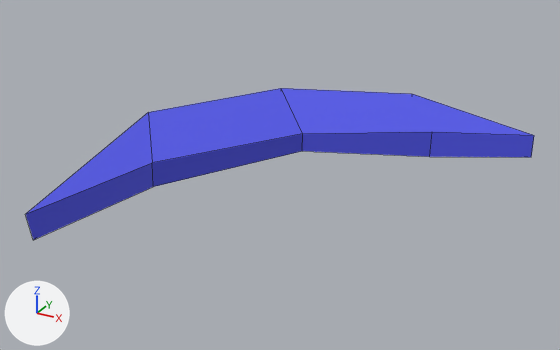
The OBJ model assets/heals.obj as it was, and as the next commit left it.
The view is the same before and after, from a camera (50 mm lens) standing at (81.3, 53.9, 48.3) and looking at (20.2, 165.1, -7.3). Lighting does not change. The marker at lower left points along +X, +Y and +Z. The older version comes first. Mesh edges are drawn as thin lines. Where no turn or scale is listed for an object, it has been applied to the vertices.

In view in the first picture: 'heal2'.
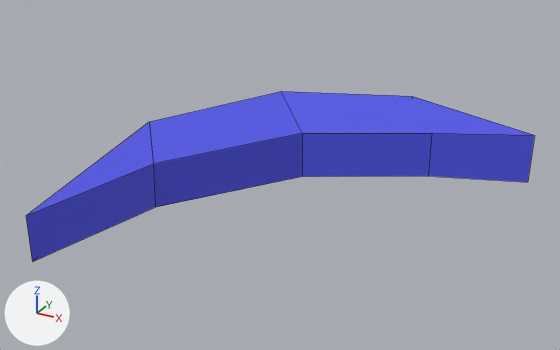
Location of each change, (x1, y1, x2, y2) in pixels of the pictures (560 x 350 px):
'heal2', reshaped (12% taller)
    before: (26, 88, 534, 240)
    after: (26, 91, 534, 262)

The edits, one by one:
me_heal2 is used by ob_heal2; location (0.0, 0.0, 0.0).
Before the commit, vertices of me_heal2: 8 (-11.5, 168.8, -1.9) at pixel (148, 112), 9 (-11.4, 134.9, -9.5) at pixel (25, 214), 10 (17.2, 179.6, -4.8) at pixel (302, 133), 11 (-2.5, 157.8, -6.9) at pixel (152, 162), 12 (6.4, 190.7, -0.3) at pixel (281, 88).
Before the commit, vertices of me_heal2: 13 (40.5, 187.2, -2.7) at pixel (432, 131), 14 (32.6, 197.5, 0.6) at pixel (412, 93), 15 (58.7, 188.4, -0.5) at pixel (534, 135).
me_heal2 had 16 vertices, 14 faces and spanned x -11.5..58.7, y 134.9..197.5, z -14.8..0.6.
me_heal2 now has 16 vertices, 14 faces and spans x -11.5..58.7, y 134.7..197.5, z -18.6..0.1.
Part 1, on me_heal2:
Vertices 8 to 15 of me_heal2 move by (0.0, 0.0, -9.1).
Vertex 0 of me_heal2 moves from (-11.5, 168.8, -11.8) to (-11.5, 168.8, -4.0) at pixel (149, 121).
Vertex 1 of me_heal2 moves from (-11.5, 135.8, -14.8) at pixel (33, 240) to (-11.2, 134.7, -9.7) at pixel (25, 215).
Vertex 2 of me_heal2 moves from (17.1, 179.9, -8.6) at pixel (302, 151) to (17.2, 179.6, -4.7) at pixel (302, 133).
Vertex 3 of me_heal2 moves from (-2.8, 158.0, -11.9) at pixel (153, 186) to (-2.3, 157.8, -7.0) at pixel (153, 163).
Vertex 4 of me_heal2 moves from (6.4, 190.7, -8.6) to (6.4, 190.7, -1.0) at pixel (281, 91).
Vertex 5 of me_heal2 moves from (40.5, 187.2, -7.8) at pixel (429, 156) to (40.5, 187.1, -2.9) at pixel (431, 133).
Vertex 6 of me_heal2 moves from (32.6, 197.5, -7.8) to (32.6, 197.5, 0.1) at pixel (412, 96).
Vertex 7 of me_heal2 moves from (58.7, 188.4, -4.7) at pixel (531, 157) to (58.7, 188.3, -0.4) at pixel (534, 135).
